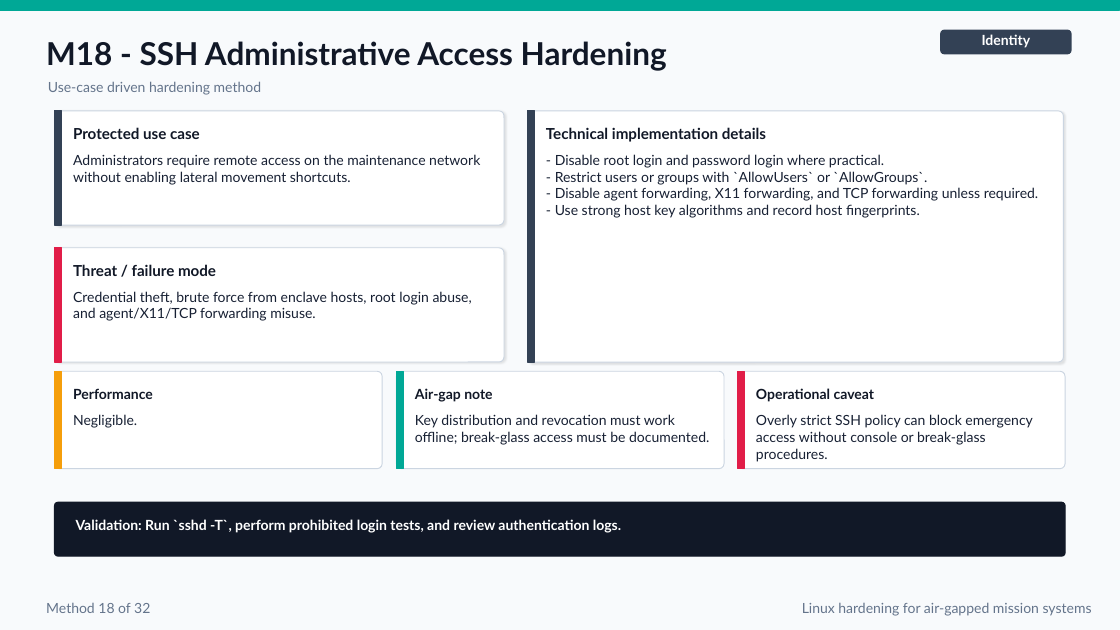
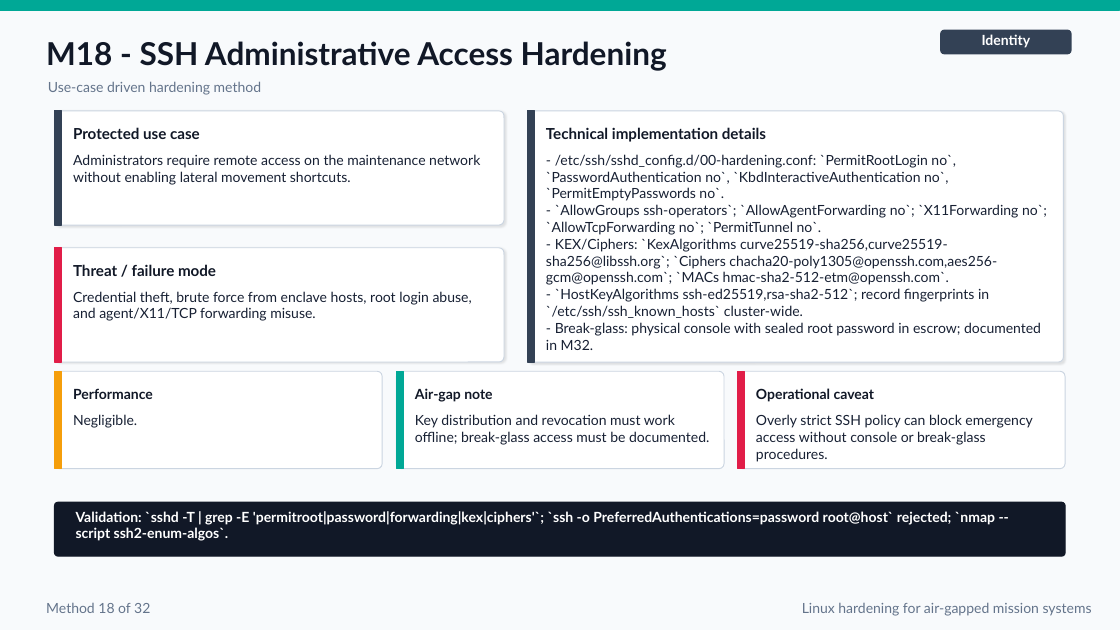
Before and after one commit to FelixKras/Drawio-stuff-, a slide deck: slide 28 of Linux_Mission_Critical_Air_Gapped_Hardening_Final.pptx. Drawn at 1120x630 pixels with LibreOffice and Linux fonts; fonts in the diff are those of the drawing. Boxes give left, top, right and bottom in pixels: in the first picture for what was removed or moved away, otherwise in the second. Text is boxed around its words. In the diff, an @@ line names an element or a change of style, - is before the commit and + after.

```diff
--- a/Linux_Mission_Critical_Air_Gapped_Hardening_Final.pptx
+++ b/Linux_Mission_Critical_Air_Gapped_Hardening_Final.pptx
@@ text at bbox=[546, 154, 1047, 350]: text changed @@
-- Disable root login and password login where practical.
-- Restrict users or groups with `AllowUsers` or `AllowGroups`.
-- Disable agent forwarding, X11 forwarding, and TCP forwarding unless required.
-- Use strong host key algorithms and record host fingerprints.
+- /etc/ssh/sshd_config.d/00-hardening.conf: `PermitRootLogin no`, `PasswordAuthentication no`, `KbdInteractiveAuthentication no`, `PermitEmptyPasswords no`.
+- `AllowGroups ssh-operators`; `AllowAgentForwarding no`; `X11Forwarding no`; `AllowTcpForwarding no`; `PermitTunnel no`.
+- KEX/Ciphers: `KexAlgorithms curve25519-sha256,curve25519-sha256@libssh.org`; `Ciphers chacha20-poly1305@openssh.com,aes256-gcm@openssh.com`; `MACs hmac-sha2-512-etm@openssh.com`.
+- `HostKeyAlgorithms ssh-ed25519,rsa-sha2-512`; record fingerprints in `/etc/ssh/ssh_known_hosts` cluster-wide.
+- Break-glass: physical console with sealed root password in escrow; documented in M32.
@@ text at bbox=[76, 511, 995, 541]: text changed @@
-Validation: Run `sshd -T`, perform prohibited login tests, and review authentication logs.
+Validation: `sshd -T | grep -E 'permitroot|password|forwarding|kex|ciphers'`; `ssh -o PreferredAuthentications=password root@host` rejected; `nmap --script ssh2-enum-algos`.
```
Also in this commit, not shown: 35 other slides changed, 1 slide added.
